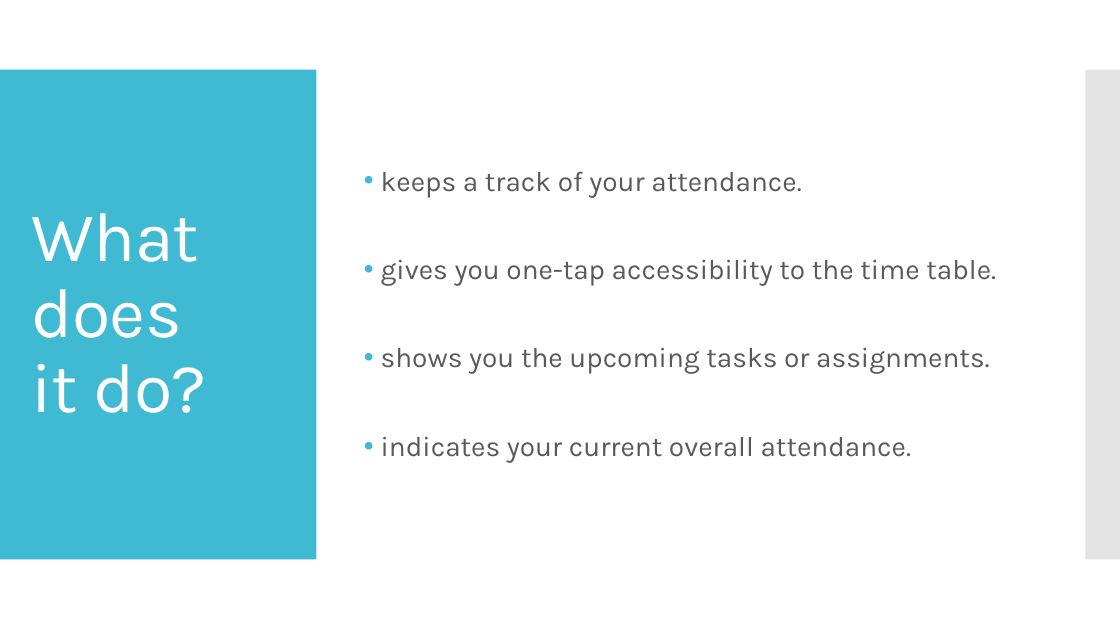
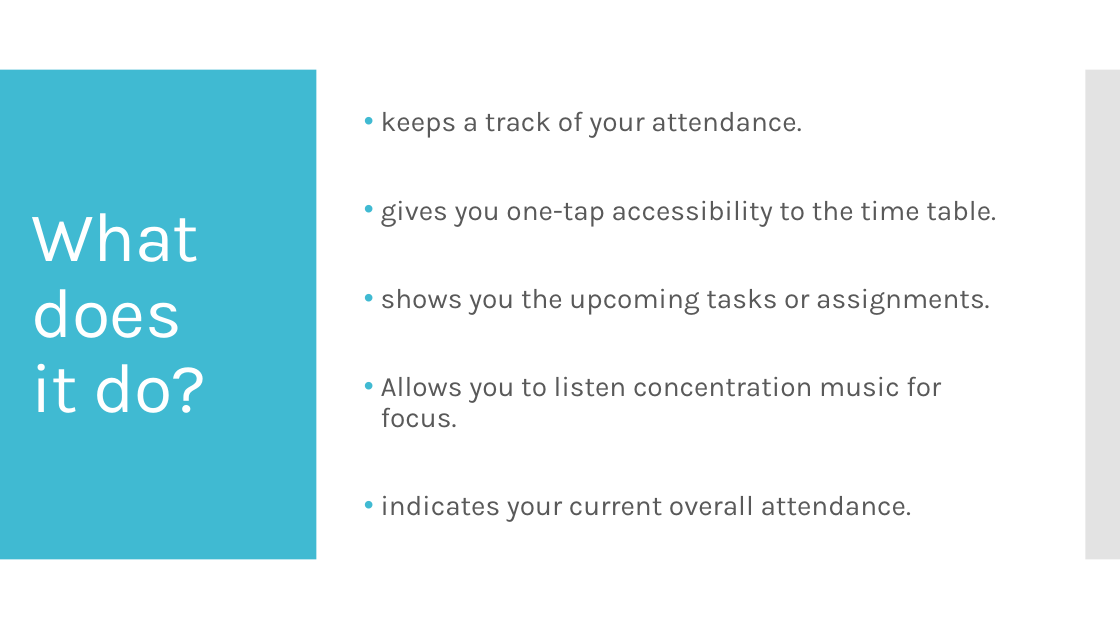
Before and after one commit to cmcodes1/Studify, a slide deck: slide 5 of presentation/Studify.pptx. Drawn at 1120x630 pixels with LibreOffice and Linux fonts; fonts in the diff are those of the drawing. Boxes give left, top, right and bottom in pixels: in the first picture for what was removed or moved away, otherwise in the second. Text is boxed around its words. In the diff, an @@ line names an element or a change of style, - is before the commit and + after.

```diff
--- a/presentation/Studify.pptx
+++ b/presentation/Studify.pptx
@@ text at box(381, 376, 941, 428): paragraph added @@
+• Allows you to listen concentration music for focus.
```
Also in this commit, not shown: 1 other slide changed, 15 other files.
